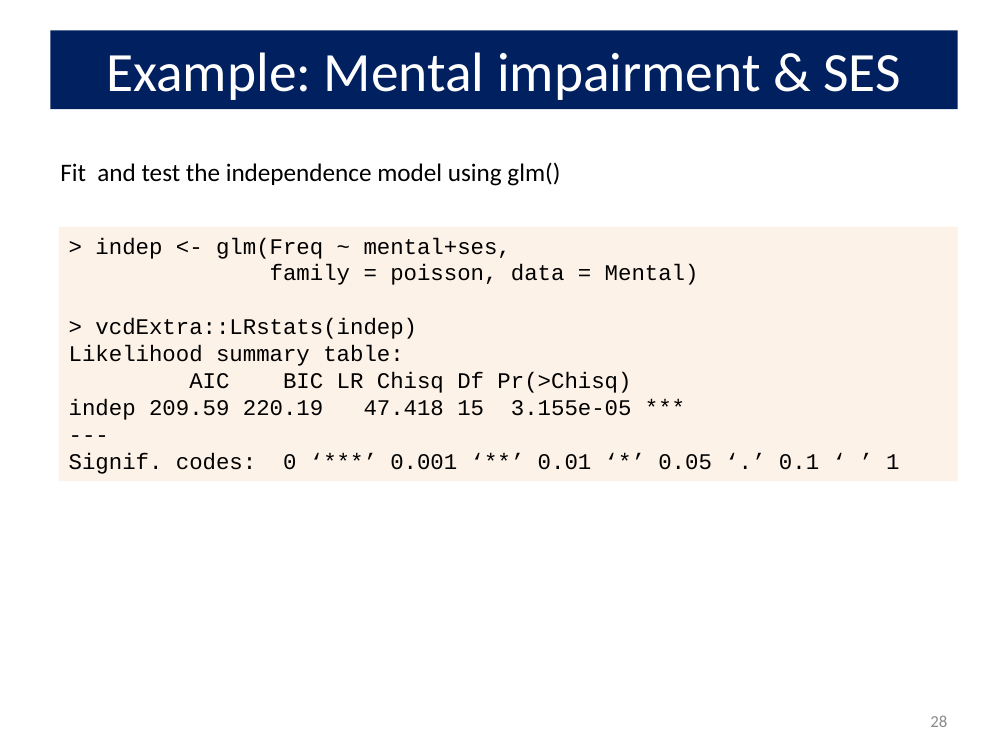
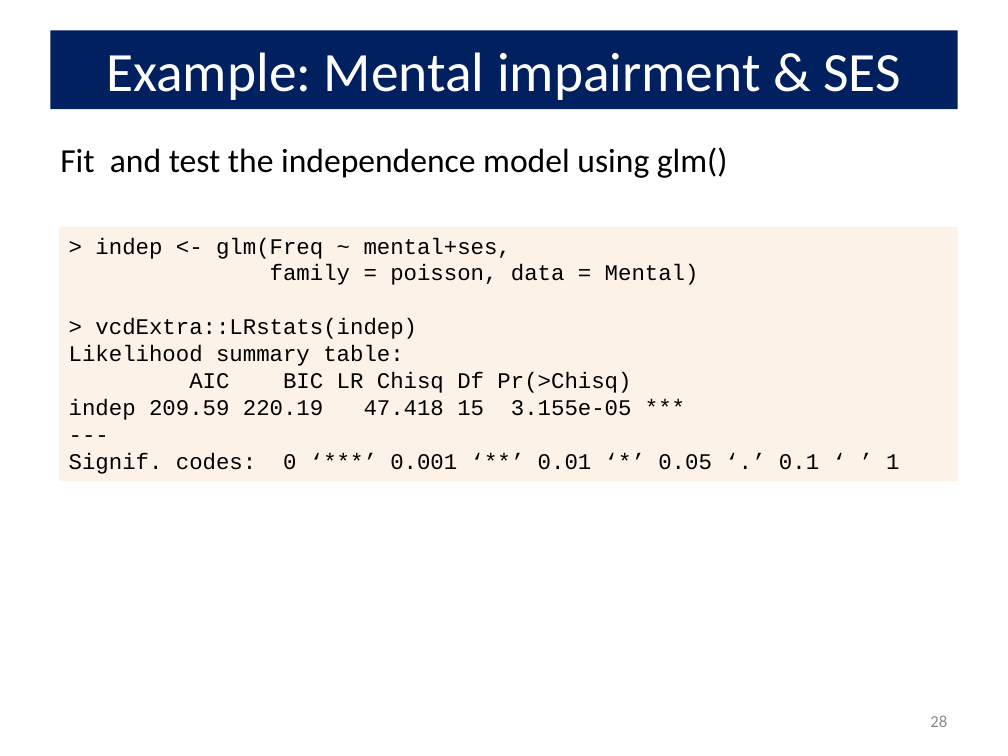
Before and after one commit to friendly/psy6136, a slide deck: slide 28 of lectures/08-Loglin2.pptx. Drawn at 1008x756 pixels with LibreOffice and Linux fonts; fonts in the diff are those of the drawing. Boxes give left, top, right and bottom in pixels: in the first picture for what was removed or moved away, otherwise in the second. Text is boxed around its words. In the diff, an @@ line names an element or a change of style, - is before the commit and + after.

```diff
--- a/lectures/08-Loglin2.pptx
+++ b/lectures/08-Loglin2.pptx
@@ text "Fit and test the independence ...": place and size @@
-text "Fit and test the independence ..." at box(60, 162, 560, 186)
+text "Fit and test the independence ..." at box(60, 147, 728, 178)
@@ text "Fit and test the independence ..." at box(60, 147, 728, 178): size 18 to 24 pt @@
```
Also in this commit, not shown: 14 other slides changed, 6 other files.
